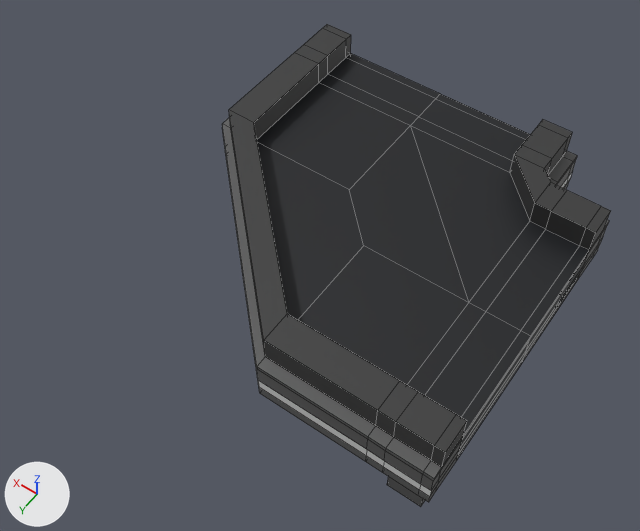
Two versions of the FBX model Assets/Imports/Models/ConveyorBelt/TurnConveyorBeltGFX.fbx, one commit apart.
Camera for both pictures: a 50 mm lens placed at (-0.72, 1.005, 1.63), pointed at (-0.011, 0.013, 0.07). Arrows for +X, +Y and +Z are at lower left; the lights stay in place. Mesh edges are drawn as thin lines.
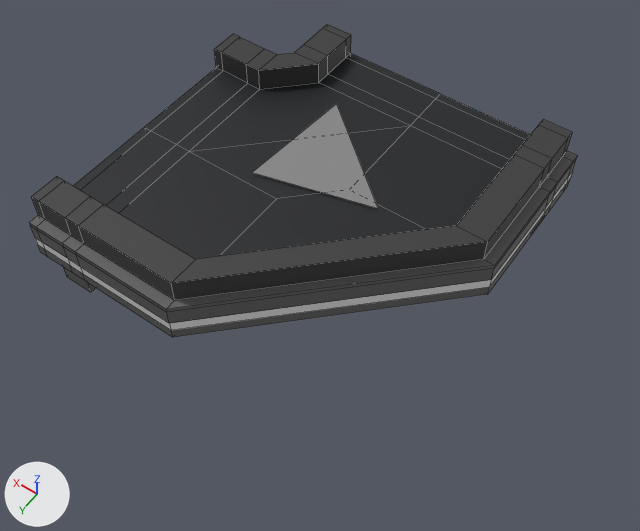
What differs and where, as boxes (x1, y1, x2, y2) in the pictures (640 x 531 px):
```json
{"object": "Cube.050", "change": "reshaped, turned", "before": [222, 24, 611, 507], "after": [29, 24, 578, 337]}
{"part": 1, "of": "me_cube_015", "change": "added", "after": [252, 104, 378, 208]}
```

The change, as JSON lines over the scene's bpy script:
```json
{"op": "add", "block": "mat_conveyorarrows", "code": ["mat_conveyorarrows = principled_material('ConveyorArrows')", "mat_conveyorarrows.base_color = (0.24, 0.24, 0.24)  # grey #868686"]}
{"block": "me_cube_015", "where": "me_cube_015.from_pydata(...)  # 264 vertices, 261 faces; spans x -36.0..50.0, y -62.5..45.0, z -0.1..25.7"}
{"block": "me_cube_015", "where": "# used by ob_cube_050; location = (0.0, 0.0, 0.0); rotation_euler = (0.0, 0.0, -1.571), in degrees (0, 0, -90); scale = (0.01, 0.008, 0.01)"}
{"block": "me_cube_015", "where": "# verts and faces of me_cube_015; kept vertices keep their numbers, new ones are numbered from 264"}
{"block": "me_cube_015", "change": "me_cube_015 part 1"}
{"op": "add", "block": "me_cube_015", "code": "verts[264] = (-8.4, -12.6, 20.4)  # pixel (378, 208)"}
{"op": "add", "block": "me_cube_015", "code": "verts[265] = (18.0, -40.3, 20.4)  # pixel (336, 103)"}
{"op": "add", "block": "me_cube_015", "code": "verts[266] = (20.3, -3.3, 20.4)  # pixel (251, 172)"}
{"op": "add", "block": "me_cube_015", "code": "faces += [(264, 265, 266)]  # mat_conveyorarrows (grey #868686)"}
{"op": "add", "block": "me_cube_015", "code": "me_cube_015.materials.append(mat_conveyorarrows)  # grey #868686"}
{"op": "set", "path": "ob_cube_050.rotation_euler", "old": "(0.0, 0.0, -1.571)", "new": "(0.0, 0.0, 0.0)", "note": "degrees (0, 0, -90) -> degrees (0, 0, 0)"}
```
